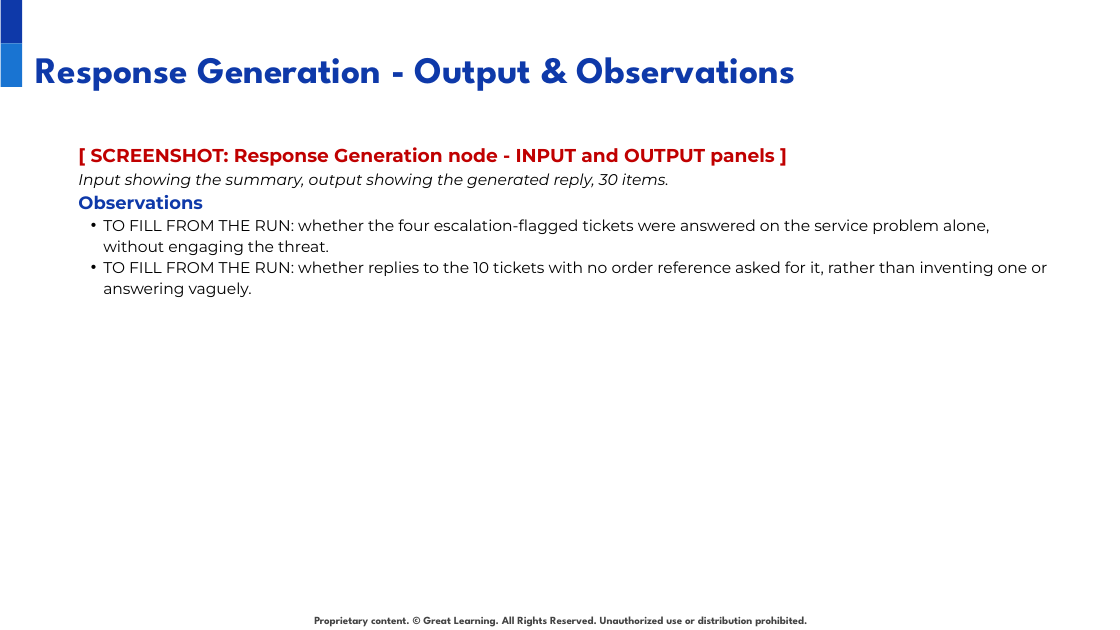
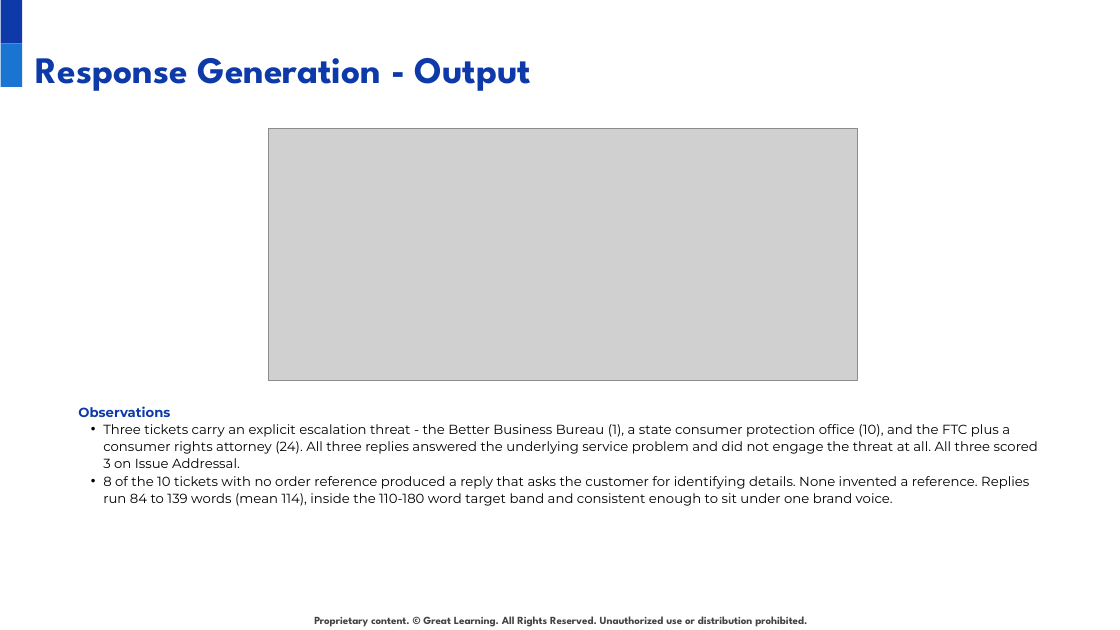
Before and after one commit to anirudhatalmale6-alt/shopnest-ticket-intelligence-n8n, a slide deck: slide 14 of deck/ShopNest_Solution_Presentation.pptx. Drawn at 1120x630 pixels with LibreOffice and Linux fonts; fonts in the diff are those of the drawing; grey boxes stand for pictures; background and template pictures are left out. Boxes give left, top, right and bottom in pixels: in the first picture for what was removed or moved away, otherwise in the second. Text is boxed around its words. In the diff, an @@ line names an element or a change of style, - is before the commit and + after.

```diff
--- a/deck/ShopNest_Solution_Presentation.pptx
+++ b/deck/ShopNest_Solution_Presentation.pptx
@@ text at (36,58,531,91): text changed @@
-Response Generation - Output & Observations
+Response Generation - Output
@@ text at (78,147,774,188): paragraphs removed @@
-[ SCREENSHOT: Response Generation node - INPUT and OUTPUT panels ]
-Input showing the summary, output showing the generated reply, 30 items.
@@ picture added at (269,129,858,381) @@
@@ text "Observations": place and size @@
-text "Observations" at (78,147,1047,297)
+text "Observations" at (78,406,1038,506)
@@ text at (78,406,170,417): size 11.5 to 8.5 pt in "Observations"; line spacing 16pt to 11pt @@
@@ text at (103,424,1038,506): text changed; size 10 to 8.5 pt @@
-• TO FILL FROM THE RUN: whether the four escalation-flagged tickets were answered on the service problem alone, without engaging the threat.
-• TO FILL FROM THE RUN: whether replies to the 10 tickets with no order reference asked for it, rather than inventing one or answering vaguely.
+• Three tickets carry an explicit escalation threat - the Better Business Bureau (1), a state consumer protection office (10), and the FTC plus a consumer rights attorney (24). All three replies answered the underlying service problem and did not engage the threat at all. All three scored 3 on Issue Addressal.
+• 8 of the 10 tickets with no order reference produced a reply that asks the customer for identifying details. None invented a reference. Replies run 84 to 139 words (mean 114), inside the 110-180 word target band and consistent enough to sit under one brand voice.
```
Also in this commit, not shown: 7 other slides changed, 13 other files.
